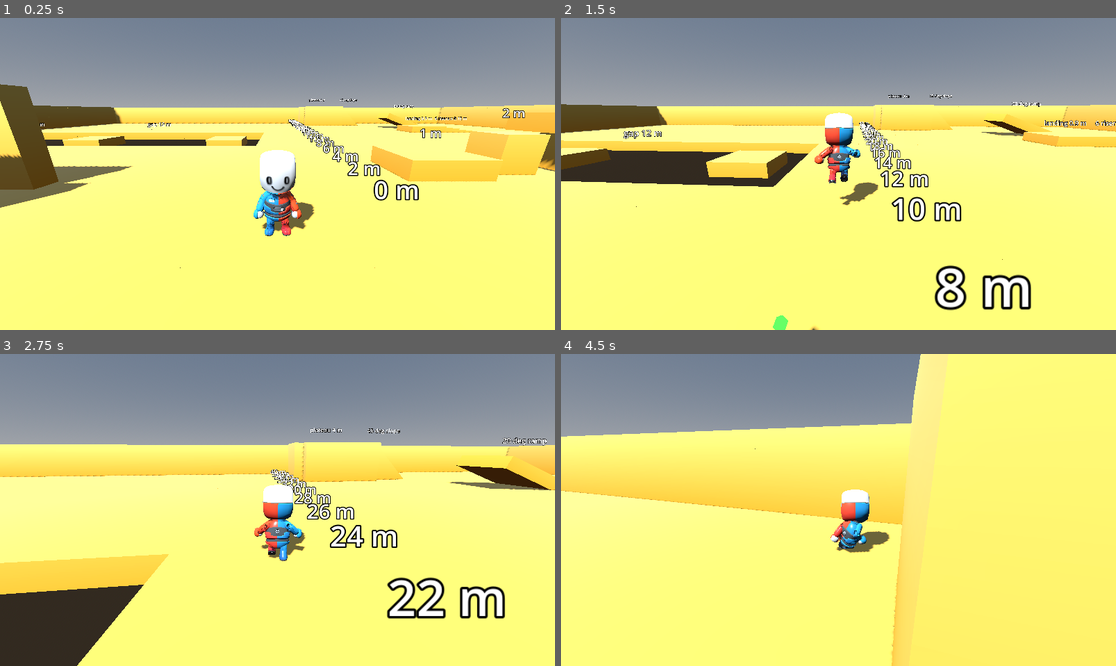
Above: before the commit, frames 1-4 (two rows, left to right).
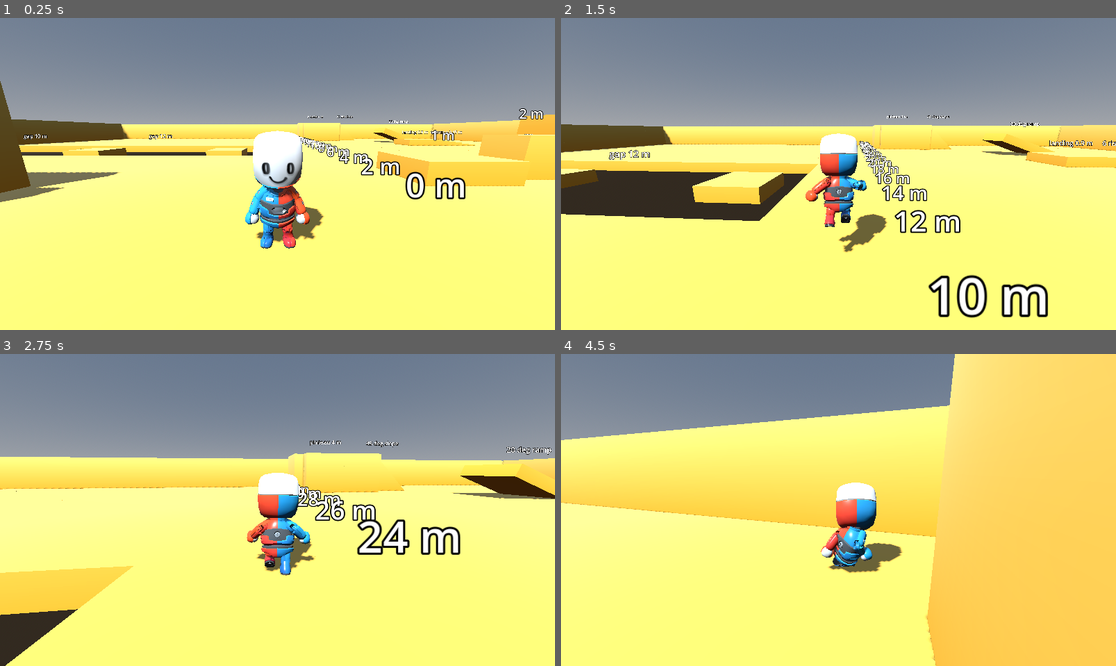
Above: after the commit, the same moments.

Repository: bistlaudio/Attimo
Game: Godot game, scene res://scenes/test/movement_gym.tscn
Two runs of this game, one before a commit and one after it. Both use one fixed random seed, a clock stepped at 60 frames per second and the inputs below.
Inputs (mouse positions are in pixels of both pictures, inside the frame that each line leads up to):
- Up to frame 1 (0.25 s): no input
- Up to frame 2 (1.5 s): tap Enter at 0.5 s; move the mouse to (866, 174) at 0.52 s; hold Right mouse button (aim) 0.53-1.28 s; hold W (move_forward) from 0.53 s (still down); click (866, 174) at 0.67 s; tap Space (jump) at 0.77, 1.07 s; tap Shift (dash) at 0.8, 1.35 s; move the mouse to (810, 174) at 1.27 s
- Up to frame 3 (2.75 s): keep holding W (move_forward); tap Space (jump) at 1.52, 1.55, 1.82 s; move the mouse to (288, 503) at 2.02 s; hold Space (jump) from 2.03 s (still down); right-click (288, 503) at 2.3 s
- Up to frame 4 (4.5 s): keep holding W (move_forward); move the mouse to (832, 516) at 2.77 s; release Space (jump) at 2.78 s; right-click (832, 516) at 2.85 s; click (832, 516) at 2.92 s; tap Space (jump) at 3.02, 3.32, 3.77, 3.8, 4.07 s; tap Shift (dash) at 3.05, 4.35 s; move the mouse to (877, 513) at 3.52 s; hold Middle mouse button (camera_recenter) 3.53-4.28 s; move the mouse to (794, 506) at 4.27 s

The runs differ from the first frame. In frame 1, 18% of the frame differs, in the area x 0-100%, y 20-81%; in frame 2, 27%; in frame 3, 23%; in frame 4, 39%, in the area x 0-100%, y 0-100%.

Commit message:
feat(quick-261118-qbt): closer lower-third follow camera with tight horizontal and vertical lock
- arm 5.0 -> 3.6 m, pivot 1.6 -> 1.4 m (shoulder joint measured at 1.107 m), pitch -0.22, pitch_max 0.75, FOV 78
- follow_rate 22, vertical_follow_rate 12, new max_follow_lag 0.6 m and max_vertical_lag 0.35 m clamps
- vertical goal is the anchor in every state; the Phase 2 airborne hold band (air_rise_band) is removed (DEV-05)
- test_camera_rig: lock scenarios for jump and long jump, framing (k), dash follow (l)

Co-Authored-By: Claude Opus 5.5 <noreply@anthropic.com>

Diff:
--- a/attimo/scenes/camera/camera_rig.tscn
+++ b/attimo/scenes/camera/camera_rig.tscn
@@ -12,10 +12,10 @@
 
 [node name="SpringArm3D" type="SpringArm3D" parent="Pitch"]
 shape = SubResource("SphereShape3D_arm")
-spring_length = 5.0
+spring_length = 3.6
 margin = 0.1
 collision_mask = 1
 
 [node name="Camera3D" type="Camera3D" parent="Pitch/SpringArm3D"]
 current = true
-fov = 75.0
+fov = 78.0
--- a/attimo/scripts/camera/camera_rig.gd
+++ b/attimo/scripts/camera/camera_rig.gd
@@ -6,6 +6,13 @@
 ## interpolated target transform and has physics interpolation switched off, so it stays smooth at
 ## any tick rate. FOV and arm-origin offsets are additive per-source channels (D-18): later phases
 ## (aim, camera kick) register a source by name and the rig sums them.
+##
+## Framing (quick 261118-qbt, DEV-05): the view is centered behind the character and looks at a pivot slightly above the
+## shoulders, 3.6 m out, so the standing character reads in the lower part of the screen. The follow is tight and the rig
+## locks onto the player: after the exponential damping the rig is clamped to max_follow_lag horizontally and
+## max_vertical_lag vertically from the anchor, so running, dashing, jumping and long jumping never let the character
+## drift out of frame. This replaces the Phase 2 D-15 airborne hold band ("no fixed hard lock") at the developer request
+## of 2026-11-18; the damping still smooths the small lags below the clamps.
 ##
 ## Auto-follow (D-16) converges instead of circling (A40). Movement input is camera-relative, so a camera that
 ## rotated with a held A/D key would rotate the key's world direction too and never settle. The follow term is
@@ -23,25 +30,28 @@
 @export var target: Node3D
 ## Tests set this to false: a headless run cannot capture the mouse.
 @export var require_mouse_capture: bool = true
-## Height of the follow pivot above the target origin in m.
-@export var pivot_height: float = 1.6
-## Horizontal follow rate in 1/s (exponential damping).
-@export var follow_rate: float = 14.0
-## Vertical follow rate in 1/s (slower, so jumps do not bob the camera).
-@export var vertical_follow_rate: float = 6.0
+## Height of the follow pivot above the target origin in m: slightly above the shoulder joint (1.107 m on the Mannequin),
+## the point the view centre looks at. Measured 2026-11-18; the plan rule (shoulder + 0.2 m) gives 1.3 m, 1.4 m keeps
+## the standing character in the lower part of the screen.
+@export var pivot_height: float = 1.4
+## Horizontal follow rate in 1/s (exponential damping). Tight, so the lag stays small at run speed (0.39 m at 8.5 m/s).
+@export var follow_rate: float = 22.0
+## Vertical follow rate in 1/s (exponential damping of the vertical lock, max_vertical_lag clamps what is left).
+@export var vertical_follow_rate: float = 12.0
+## Most the rig may trail the anchor horizontally in m (dashes and long jumps run at 14-22 m/s). Inactive at run speed.
+@export var max_follow_lag: float = 0.6
+## Most the rig may differ from the anchor height in m, so a jump keeps head and feet inside the vertical view.
+@export var max_vertical_lag: float = 0.35
 ## Radians of rotation per pixel of mouse motion (no delta scaling, no smoothing).
 @export var base_sensitivity: float = 0.0022
 ## Lowest pitch in rad (negative looks down from above).
 @export var pitch_min: float = -1.2
-## Highest pitch in rad.
-@export var pitch_max: float = 0.6
+## Highest pitch in rad (looking up at high platforms).
+@export var pitch_max: float = 0.75
 ## Field of view in degrees with no FOV source registered.
-@export var base_fov: float = 75.0
+@export var base_fov: float = 78.0
 ## Rate in 1/s at which the arm lengthens again after a wall pull-in. Pulling in is instant.
 @export var arm_extend_rate: float = 8.0
-## Airborne vertical band in m (D-15): the camera holds the last grounded height until the target
-## rises more than this above it.
-@export var air_rise_band: float = 2.5
 
 ## Player camera settings (sensitivity, invert-Y, auto-follow mode). Loaded from user://settings.cfg in _ready.
 var settings: CameraSettings
@@ -81,7 +91,7 @@
 ## Yaw in rad, rotation about Y.
 var yaw: float = 0.0
 ## Pitch in rad, rotation about X (negative lifts the camera above the target).
-var pitch: float = -0.3
+var pitch: float = -0.22
 
 ## Seconds since the last look input (mouse motion; gamepad stick in Phase 13).
 var time_since_look: float = 0.0
@@ -114,12 +124,10 @@
 var _fov_sources: Dictionary[StringName, float] = {}
 ## Arm origin contributions in Pitch-local space by source name.
 var _offset_sources: Dictionary[StringName, Vector3] = {}
-## Anchor height (target origin y + pivot_height) at the last grounded moment.
-var _grounded_height: float = 0.0
 ## Longest arm in m, the SpringArm3D spring_length of the scene.
-var _max_arm_length: float = 5.0
+var _max_arm_length: float = 3.6
 ## Arm length in m after the last wall cast.
-var _arm_length: float = 5.0
+var _arm_length: float = 3.6
 ## World mask the arm casts against. The SpringArm3D node's own mask is zeroed (see _ready).
 var _arm_mask: int = 0
 var _arm_query: PhysicsShapeQueryParameters3D
@@ -201,7 +209,14 @@
 	var current: Vector3 = global_position
 	current.x = lerpf(current.x, anchor.x, horizontal_weight)
 	current.z = lerpf(current.z, anchor.z, horizontal_weight)
-	current.y = lerpf(current.y, _vertical_goal(anchor.y), vertical_weight)
+	current.y = lerpf(current.y, anchor.y, vertical_weight)
+	# The lock: whatever the damping leaves is clamped, so the player stays framed through dashes and jumps.
+	var lag: Vector2 = Vector2(current.x - anchor.x, current.z - anchor.z)
+	if lag.length() > max_follow_lag:
+		lag = lag.normalized() * max_follow_lag
+		current.x = anchor.x + lag.x
+		current.z = anchor.z + lag.y
+	current.y = clampf(current.y, anchor.y - max_vertical_lag, anchor.y + max_vertical_lag)
 	global_position = current
 	pitch = clampf(pitch, pitch_min, pitch_max)
 	rotation.y = yaw
@@ -262,27 +277,6 @@
 	camera.position = Vector3(0.0, 0.0, _arm_length)
 
 
-## The height the rig approaches (D-15). Grounded: the target itself. Airborne: the last grounded height,
-## unless the target rose more than air_rise_band above it (then it trails by the band) or fell below it
-## (then falls are followed).
-func _vertical_goal(anchor_y: float) -> float:
-	if _target_grounded():
-		_grounded_height = anchor_y
-		return anchor_y
-	if anchor_y - _grounded_height > air_rise_band:
-		return anchor_y - air_rise_band
-	if anchor_y < _grounded_height:
-		return anchor_y
-	return _grounded_height
-
-
-## Targets without is_grounded() count as always grounded.
-func _target_grounded() -> bool:
-	if not target.has_method(&"is_grounded"):
-		return true
-	return bool(target.call(&"is_grounded"))
-
-
 ## Replaces the camera settings (the F2 panel and tests call this). null falls back to defaults.
 func apply_settings(new_settings: CameraSettings) -> void:
 	settings = new_settings if new_settings != null else CameraSettings.new()
@@ -292,7 +286,6 @@
 func snap_to_target() -> void:
 	if target != null:
 		global_position = target.get_global_transform_interpolated().origin + Vector3.UP * pivot_height
-		_grounded_height = global_position.y
 		_last_target_origin = target.get_global_transform_interpolated().origin
 	rotation.y = yaw
 	if pitch_node != null:
--- a/attimo/tests/smoke/test_camera_rig.gd
+++ b/attimo/tests/smoke/test_camera_rig.gd
@@ -1,13 +1,58 @@
 extends RefCounted
-## CAM-01: the follow camera. Structure, jitter proxy at 10 and 60 TPS, the vertical follow band (D-15), the
-## additive FOV and offset sources (D-14, D-18), the pitch clamp and wall safety. The jitter check is a headless
-## proxy for the 144 Hz criterion; the real display judgment is a human item in 02-14.
+## CAM-01: the follow camera. Structure, jitter proxy at 10 and 60 TPS, the lock onto the player on jumps, long jumps
+## and dashes (the vertical lock and the two lag clamps replace the Phase 2 D-15 hold band, DEV-05, quick 261118-qbt),
+## the lower-third framing, the additive FOV and offset sources (D-14, D-18), the pitch clamp and wall safety. The
+## jitter check is a headless proxy for the 144 Hz criterion; the real display judgment is a human item in 02-14.
 ## Tick rate and frame cap are restored (60 and unlimited) and actions released before nodes are freed.
 
 const Fixtures := preload("res://tests/fixtures.gd")
 
 const JITTER_SECONDS: float = 1.5
 const MAX_STATIONARY_SHARE: float = 0.05
+const LAG_TOLERANCE: float = 0.01
+const FEET_HEIGHT: float = 0.05
+const HEAD_HEIGHT: float = 2.2
+const NDC_LIMIT: float = 0.95
+const SKELETON_PATH: NodePath = ^"VisualRoot/Mannequin/Rig_Medium/Skeleton3D"
+const DASH_SPEED_MIN: float = 20.0
+
+
+## Records the rig lag and the framing after the rig own _process of every frame (process priority 100 runs after the
+## rig at 0), so the numbers are those the player sees.
+class LagProbe extends Node:
+	var rig: CameraRig
+	var target: Node3D
+	var worst_horizontal: float = 0.0
+	var worst_vertical: float = 0.0
+	var ndc_min: float = INF
+	var ndc_max: float = -INF
+	var rig_low: float = INF
+	var rig_high: float = -INF
+	var frames: int = 0
+
+	func _init() -> void:
+		process_priority = 100
+
+	func _process(_delta: float) -> void:
+		var origin: Vector3 = target.get_global_transform_interpolated().origin
+		var anchor: Vector3 = origin + Vector3.UP * rig.pivot_height
+		worst_horizontal = maxf(worst_horizontal, Vector2(rig.global_position.x - anchor.x, rig.global_position.z - anchor.z).length())
+		worst_vertical = maxf(worst_vertical, absf(rig.global_position.y - anchor.y))
+		rig_low = minf(rig_low, rig.global_position.y)
+		rig_high = maxf(rig_high, rig.global_position.y)
+		for height: float in [FEET_HEIGHT, HEAD_HEIGHT]:
+			var ndc: float = ndc_y(rig.camera, origin + Vector3.UP * height)
+			ndc_min = minf(ndc_min, ndc)
+			ndc_max = maxf(ndc_max, ndc)
+		frames += 1
+
+	## Vertical normalised device coordinate of a world point (-1 bottom, 1 top). INF behind the lens. Camera3D keeps
+	## the height by default, so fov is the vertical field of view.
+	static func ndc_y(camera: Camera3D, world_point: Vector3) -> float:
+		var local: Vector3 = camera.global_transform.affine_inverse() * world_point
+		if local.z >= 0.0:
+			return INF
+		return (local.y / -local.z) / tan(deg_to_rad(camera.fov) * 0.5)
 
 
 func run(tree: SceneTree, check: Callable) -> void:
@@ -17,6 +62,8 @@
 	await _scenario_jitter(tree, check, 10)
 	await _scenario_jitter(tree, check, 60)
 	await _scenario_jump_height(tree, check)
+	await _scenario_framing(tree, check)
+	await _scenario_dash_follow(tree, check)
 	await _scenario_step_landing(tree, check)
 	await _scenario_ledge(tree, check)
 	await _scenario_wall_pull_in(tree, check)
@@ -141,21 +188,25 @@
 	await _free_all(tree, nodes)
 
 
-# (e) a 2 m held jump on flat ground does not bob the camera (D-15).
+# (e) the camera locks onto the player through a held jump and a long jump (stage 1: dash and jump on one tick from a
+# run): it never lags more than max_follow_lag horizontally or max_vertical_lag vertically, head and feet stay inside the
+# vertical view and the rig rises with the jump (the opposite of the old D-15 hold band, DEV-05).
 func _scenario_jump_height(tree: SceneTree, check: Callable) -> void:
-	var nodes: Array[Node] = await _spawn(tree)
-	var player: PlayerController = nodes[1] as PlayerController
-	var rig: CameraRig = nodes[2] as CameraRig
+	var nodes: Array[Node] = await _spawn(tree, Vector3(0.0, 0.0, 25.0))
+	var player: PlayerController = nodes[1] as PlayerController
+	var rig: CameraRig = nodes[2] as CameraRig
+	var probe: LagProbe = LagProbe.new()
+	probe.rig = rig
+	probe.target = player
+	tree.root.add_child(probe)
+	nodes.append(probe)
 	var low: float = rig.global_position.y
-	var high: float = low
 	Input.action_press(&"jump")
 	var left_floor: bool = false
 	var apex: float = 0.0
 	var end_msec: int = Time.get_ticks_msec() + 4000
 	while Time.get_ticks_msec() < end_msec:
 		await tree.process_frame
-		low = minf(low, rig.global_position.y)
-		high = maxf(high, rig.global_position.y)
 		apex = maxf(apex, player.global_position.y)
 		if not player.is_grounded():
 			left_floor = true
@@ -163,7 +214,96 @@
 			break
 	Input.action_release(&"jump")
 	check.call(left_floor and apex > 1.5, "(e) the player jumped about 2 m (apex %.2f)" % apex)
-	check.call(high - low < 0.3, "(e) the rig height varied by %.3f m during the jump (< 0.3)" % (high - low))
+	check.call(probe.rig_high - low > 1.2, "(e) the rig rose %.3f m with the jump (> 1.2)" % (probe.rig_high - low))
+	check.call(probe.worst_vertical <= rig.max_vertical_lag + LAG_TOLERANCE, "(e) the vertical lag during the jump was %.3f m (<= %.2f)" % [probe.worst_vertical, rig.max_vertical_lag])
+	check.call(probe.worst_horizontal <= rig.max_follow_lag + LAG_TOLERANCE, "(e) the horizontal lag during the jump was %.3f m (<= %.2f)" % [probe.worst_horizontal, rig.max_follow_lag])
+	check.call(probe.ndc_min >= -NDC_LIMIT and probe.ndc_max <= NDC_LIMIT, "(e) head and feet stayed inside the view during the jump (ndc %.2f .. %.2f)" % [probe.ndc_min, probe.ndc_max])
+	await Fixtures.wait_until(tree, func() -> bool: return player.is_grounded(), 120)
+	await Fixtures.wait_physics(tree, 20)
+
+	# Long jump stage 1: dash and jump pressed on one tick from a run.
+	Input.action_press(&"move_forward")
+	await Fixtures.wait_until(tree, func() -> bool: return absf(player.horizontal_speed() - player.config.run_speed) < 0.05, 120)
+	var probe_hop: LagProbe = LagProbe.new()
+	probe_hop.rig = rig
+	probe_hop.target = player
+	tree.root.add_child(probe_hop)
+	nodes.append(probe_hop)
+	low = rig.global_position.y
+	Fixtures.send_action_event(&"dash", true)
+	Fixtures.send_action_event(&"jump", true)
+	Fixtures.send_action_event(&"dash", false)
+	var started: int = await Fixtures.wait_until(tree, func() -> bool: return player.state_machine.current.name == &"LongJump", 12)
+	var airborne: bool = false
+	var ticks: int = 0
+	while ticks < 240:
+		await tree.physics_frame
+		ticks += 1
+		if not player.is_grounded():
+			airborne = true
+		if airborne and player.is_grounded():
+			break
+		if player.vertical_speed <= 0.0 and airborne:
+			Fixtures.send_action_event(&"jump", false)
+	Fixtures.send_action_event(&"jump", false)
+	Input.action_release(&"move_forward")
+	check.call(started >= 0 and airborne, "(e) the dash plus jump became a long jump (state started %d)" % started)
+	check.call(probe_hop.rig_high - low > 1.0, "(e) the rig rose %.3f m with the long jump (> 1.0)" % (probe_hop.rig_high - low))
+	check.call(probe_hop.worst_vertical <= rig.max_vertical_lag + LAG_TOLERANCE, "(e) the vertical lag during the long jump was %.3f m (<= %.2f)" % [probe_hop.worst_vertical, rig.max_vertical_lag])
+	check.call(probe_hop.worst_horizontal <= rig.max_follow_lag + LAG_TOLERANCE, "(e) the horizontal lag during the long jump was %.3f m (<= %.2f)" % [probe_hop.worst_horizontal, rig.max_follow_lag])
+	check.call(probe_hop.ndc_min >= -NDC_LIMIT and probe_hop.ndc_max <= NDC_LIMIT, "(e) head and feet stayed inside the view during the long jump (ndc %.2f .. %.2f)" % [probe_hop.ndc_min, probe_hop.ndc_max])
+	await _free_all(tree, nodes)
+
+
+# (k) framing at spawn with the default pitch: the shoulder sits slightly below the screen centre, the head top in the
+# upper half and the feet in the lower part; the arm is at most 4 m and the pivot lies slightly above the shoulder.
+func _scenario_framing(tree: SceneTree, check: Callable) -> void:
+	var nodes: Array[Node] = await _spawn(tree)
+	var player: PlayerController = nodes[1] as PlayerController
+	var rig: CameraRig = nodes[2] as CameraRig
+	await Fixtures.wait_physics(tree, 10)
+	await Fixtures.wait_process(tree, 3)
+	var origin: Vector3 = player.global_position
+	var skeleton: Skeleton3D = player.get_node(SKELETON_PATH) as Skeleton3D
+	var bone: int = skeleton.find_bone("upperarm.r")
+	var shoulder: float = (skeleton.global_transform * skeleton.get_bone_global_rest(bone)).origin.y - origin.y
+	var shoulder_ndc: float = LagProbe.ndc_y(rig.camera, origin + Vector3.UP * shoulder)
+	var head_ndc: float = LagProbe.ndc_y(rig.camera, origin + Vector3.UP * HEAD_HEIGHT)
+	var feet_ndc: float = LagProbe.ndc_y(rig.camera, origin + Vector3.UP * FEET_HEIGHT)
+	check.call(shoulder_ndc >= -0.45 and shoulder_ndc <= -0.02, "(k) the shoulder (y %.2f m) projects to vertical ndc %.2f (-0.45 .. -0.02)" % [shoulder, shoulder_ndc])
+	check.call(head_ndc <= 0.3 and head_ndc > 0.0, "(k) the head top projects to vertical ndc %.2f (0 .. 0.3)" % head_ndc)
+	check.call(feet_ndc >= -0.9 and feet_ndc < shoulder_ndc, "(k) the feet project to vertical ndc %.2f (at least -0.9)" % feet_ndc)
+	check.call((head_ndc + feet_ndc) * 0.5 < 0.0, "(k) the standing character sits in the lower part of the screen (centre ndc %.2f)" % ((head_ndc + feet_ndc) * 0.5))
+	check.call(rig.spring_arm.spring_length <= 4.0, "(k) the arm is at most 4 m (%.2f)" % rig.spring_arm.spring_length)
+	check.call(rig.pivot_height >= shoulder + 0.05 and rig.pivot_height <= shoulder + 0.4, "(k) pivot_height %.2f lies 0.05 .. 0.4 above the shoulder %.2f" % [rig.pivot_height, shoulder])
+	check.call(rig.base_fov >= 76.0 and rig.base_fov <= 82.0, "(k) the field of view is a little wider than 75 (%.1f)" % rig.base_fov)
+	check.call(rig.pitch_max >= 0.7, "(k) the upward pitch range is larger than before (%.2f)" % rig.pitch_max)
+	await _free_all(tree, nodes)
+
+
+# (l) a ground dash at dash speed never leaves the player more than max_follow_lag behind.
+func _scenario_dash_follow(tree: SceneTree, check: Callable) -> void:
+	var nodes: Array[Node] = await _spawn(tree, Vector3(0.0, 0.0, 25.0))
+	var player: PlayerController = nodes[1] as PlayerController
+	var rig: CameraRig = nodes[2] as CameraRig
+	var probe: LagProbe = LagProbe.new()
+	probe.rig = rig
+	probe.target = player
+	tree.root.add_child(probe)
+	nodes.append(probe)
+	Input.action_press(&"move_forward")
+	await Fixtures.wait_until(tree, func() -> bool: return absf(player.horizontal_speed() - player.config.run_speed) < 0.05, 120)
+	await Fixtures.tap_action(tree, &"dash")
+	var peak: float = 0.0
+	var ticks: int = 0
+	while player.state_machine.current.name == &"Dash" and ticks < 40:
+		peak = maxf(peak, player.horizontal_speed())
+		await tree.physics_frame
+		ticks += 1
+	await Fixtures.wait_process(tree, 3)
+	Input.action_release(&"move_forward")
+	check.call(peak > DASH_SPEED_MIN, "(l) the dash reached %.1f m/s (> %.0f)" % [peak, DASH_SPEED_MIN])
+	check.call(probe.worst_horizontal <= rig.max_follow_lag + LAG_TOLERANCE, "(l) the horizontal lag during the dash was %.3f m (<= %.2f)" % [probe.worst_horizontal, rig.max_follow_lag])
 	await _free_all(tree, nodes)
 
 
Not shown, changed: docs/CONVENTIONS.md
